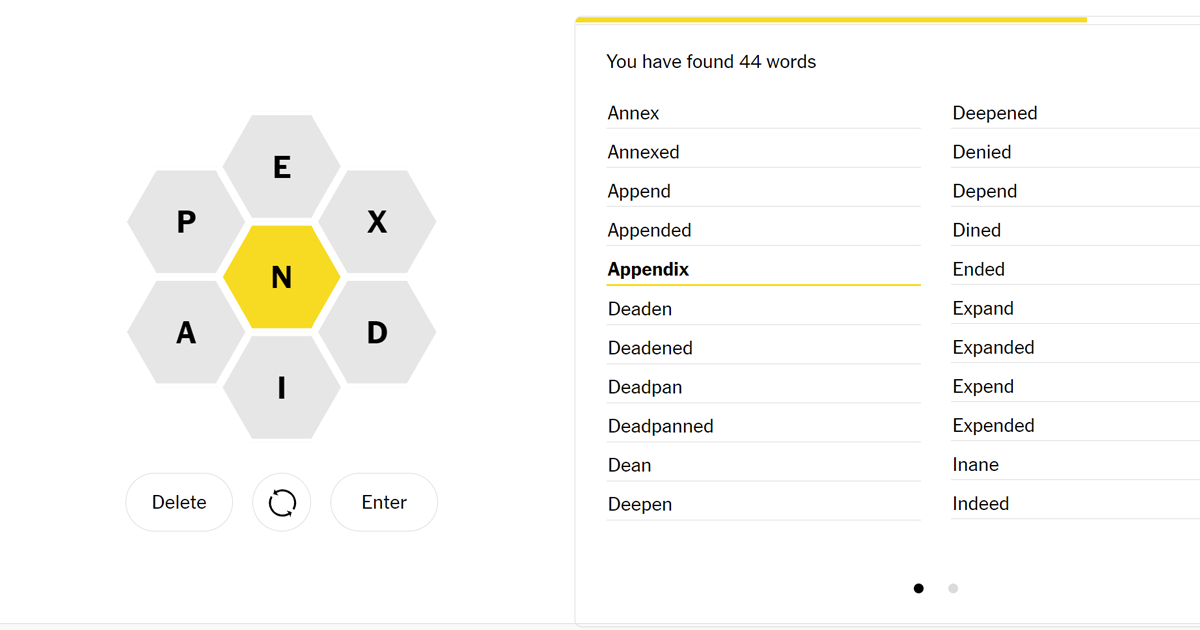
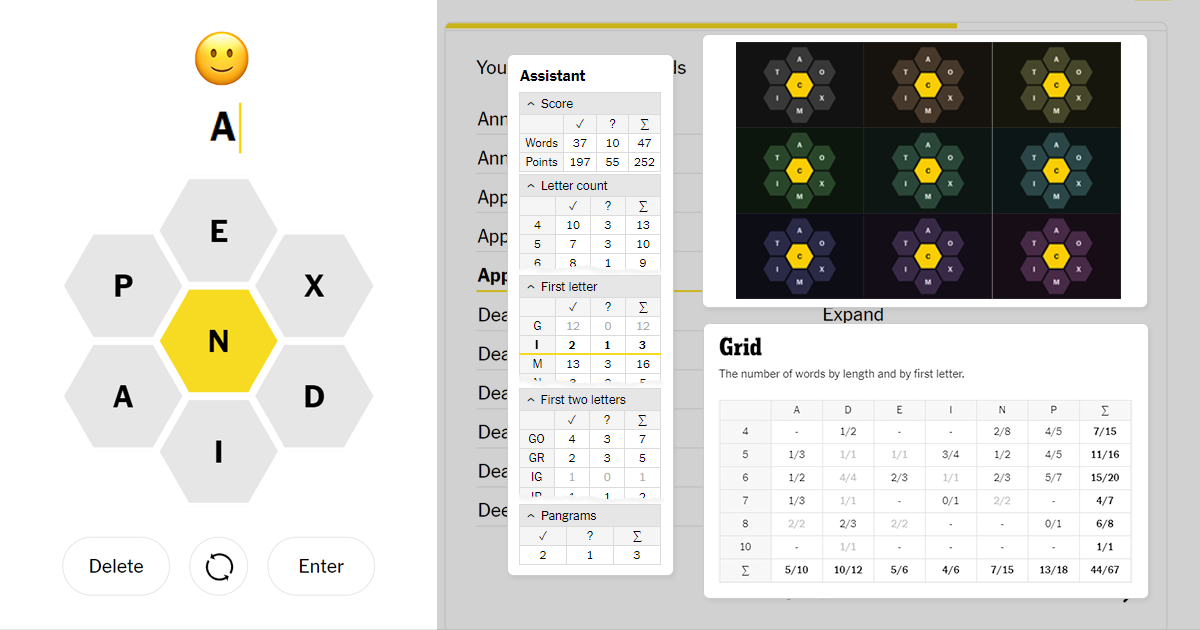
Revision of a layered 1200×630 image; what changed, layer by layer:
added group "Group 2" with 16 layers above "smile-emoji-iphone-up-emoticon-upside-down-smiley-emoji-ball-sphere-plant-word-…" over [507,34,1200,599]
added group "Group 1" with 12 layers in group "Group 2" over [736,42,1200,299]
added layer "Layer 13" in group "Group 1" over [993,213,1121,299]
added layer "Layer 12" in group "Group 1" over [864,213,993,299]
added layer "Layer 11" in group "Group 1" over [736,213,864,299]
added layer "Layer 9" in group "Group 1" over [993,128,1121,213]
added layer "Layer 8" in group "Group 1" over [864,128,993,213]
added layer "Layer 7" in group "Group 1" over [736,128,864,213]
added layer "Layer 5" in group "Group 1" over [993,42,1121,128]
added layer "Layer 15" in group "Group 1" over [736,42,864,128]
added layer "Layer 16" in group "Group 1" over [864,42,993,128]
added layer "Rectangle 1" in group "Group 2" over [702,34,1148,308]
added layer "Layer 2" in group "Group 2" over [703,323,1149,599]
added layer "2" in group "Group 2" over [507,54,674,576]
added layer "smile-emoji-iphone-up-emoticon-upside-down-smiley-emoji-ball-sphere-plant-word-…" above "Layer 17" over [62,31,382,596]
added layer "Layer 17" (18%) above "Layer 1" over [437,0,1200,630]
painted on "Layer 1" over [0,0,1200,630]
removed layer "Background" over [0,0,1200,630]
added layer "Layer 4" over [0,0,1200,630]
